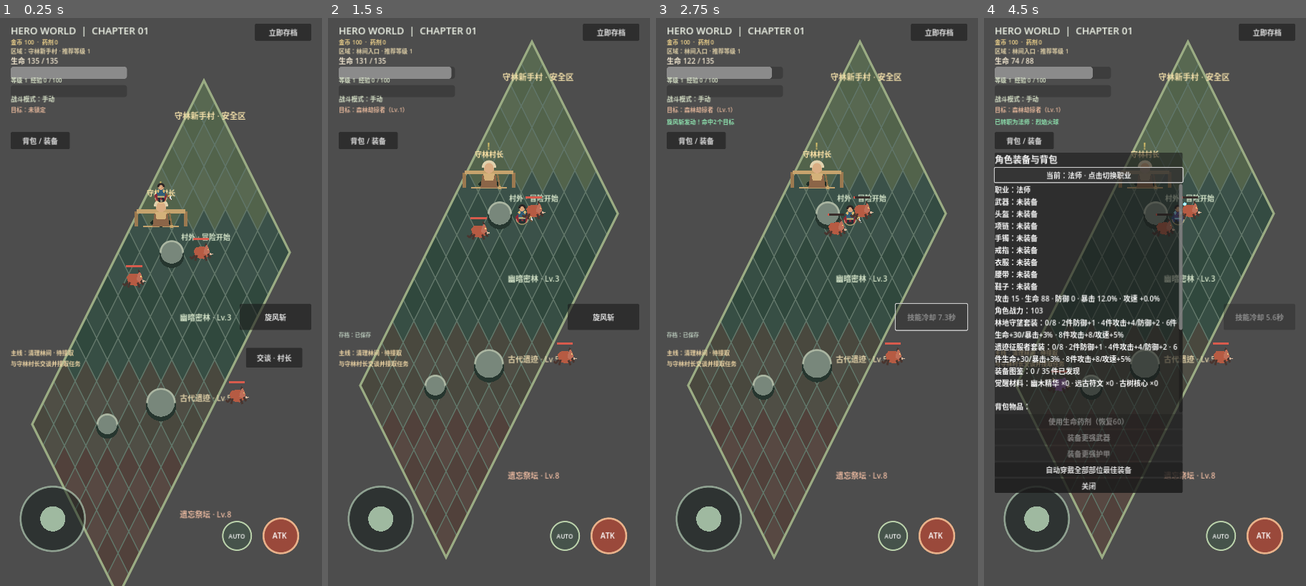
Above: before the commit, frames 1-4 (left to right).
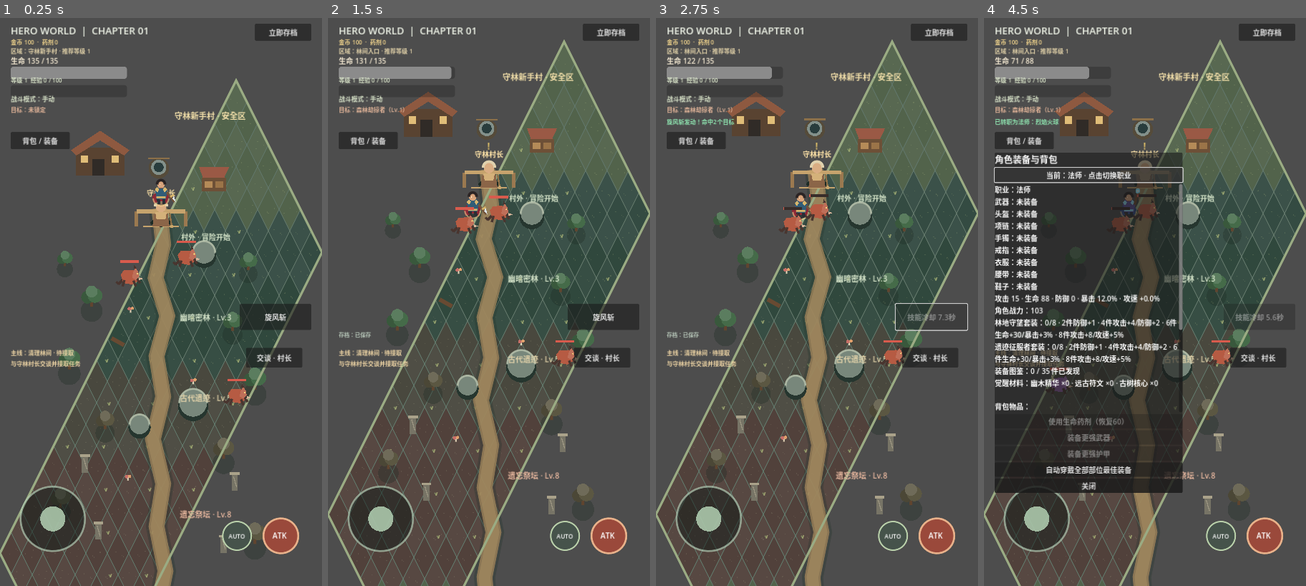
Above: after the commit, the same moments.

Repository: oneyi53/Legend53
Game: Godot game, scene res://scenes/boot/main.tscn
Same seed, same stepped clock (60 frames per second), same inputs: the game is played once before the commit and once after it.
Inputs (mouse positions are in pixels of both pictures, inside the frame that each line leads up to):
- Up to frame 1 (0.25 s): no input
- Up to frame 2 (1.5 s): move the mouse to (559, 273) at 0.52 s; hold D (move_right) 0.53-1.25 s; tap Space (attack) at 0.6 s; click (559, 273) at 0.67 s; drag from (424, 330) to (472, 415) at 1.27 s
- Up to frame 3 (2.75 s): click "旋风斩" at 2 s
- Up to frame 4 (4.5 s): click "立即存档" at 2.75 s; click "背包 / 装备" at 3.5 s; click "当前：战士 · 点击切换职业" at 4.25 s

The runs differ from the first frame. In frame 1, 18% of the frame differs, in the area x 0-100%, y 10-100%; in frame 2, 19%, in the area x 0-100%, y 3-100%; in frame 3, 19%; in frame 4, 13%.

Commit message:
Build a richer portrait world with village and regional landmarks

Diff:
--- a/scenes/boot/main.tscn
+++ b/scenes/boot/main.tscn
@@ -34,6 +34,7 @@
 script = ExtResource("1_player")
 
 [node name="BodyVisual" type="Node2D" parent="Player"]
+scale = Vector2(1.35, 1.35)
 script = ExtResource("10_player_visual")
 
 [node name="CollisionShape2D" type="CollisionShape2D" parent="Player"]
--- a/scripts/combat/enemy_controller.gd
+++ b/scripts/combat/enemy_controller.gd
@@ -34,6 +34,7 @@
     health = max_health
     add_to_group("enemies")
     _player = get_tree().get_first_node_in_group("player") as Node2D
+    scale = Vector2(1.16, 1.16)
     queue_redraw()
 
 func _physics_process(delta: float) -> void:
--- a/scripts/world/isometric_world.gd
+++ b/scripts/world/isometric_world.gd
@@ -2,10 +2,10 @@
 
 ## Portrait-oriented, code-drawn isometric field. No external art assets required.
 const GRID_WIDTH: int = 8
-const GRID_HEIGHT: int = 16
+const GRID_HEIGHT: int = 22
 const TILE_WIDTH: float = 96.0
 const TILE_HEIGHT: float = 48.0
-const GRID_ORIGIN := Vector2(456.0, 64.0)
+const GRID_ORIGIN := Vector2(528.0, 64.0)
 const GRID_LINE := Color("#607568")
 const EDGE_COLOR := Color("#9aab83")
 const SAFE_ZONE_END_Y := 390.0
@@ -72,7 +72,12 @@
             var base_color: Color = region.color
             var tile_color := base_color.lightened(0.035) if (x + y) % 2 == 0 else base_color
             draw_colored_polygon(diamond, tile_color)
-            draw_polyline(PackedVector2Array([diamond[0],diamond[1],diamond[2],diamond[3],diamond[0]]), GRID_LINE, 1.0, true)
+            draw_polyline(PackedVector2Array([diamond[0],diamond[1],diamond[2],diamond[3],diamond[0]]), GRID_LINE, 0.7, true)
+            _draw_tile_detail(center, x, y)
+    _draw_world_paths()
+    _draw_village_settlement()
+    _draw_forest_landmarks()
+    _draw_ruins_and_altar()
     var corners := PackedVector2Array([_iso_point(0.0,0.0),_iso_point(float(GRID_WIDTH),0.0),_iso_point(float(GRID_WIDTH),float(GRID_HEIGHT)),_iso_point(0.0,float(GRID_HEIGHT)),_iso_point(0.0,0.0)])
     draw_polyline(corners, EDGE_COLOR, 4.0, true)
     _draw_stone(_iso_point(2.5,5.5),25.0)
@@ -169,3 +174,68 @@
                 if not _astar.is_point_solid(candidate):
                     return candidate
     return origin
+
+func _draw_tile_detail(center: Vector2, cell_x: int, cell_y: int) -> void:
+    var seed_value := cell_x * 37 + cell_y * 19
+    var fleck := Color("#b1bd83") if cell_y < 8 else Color("#a0a080")
+    for index in range(3):
+        var dx := float(((seed_value + index * 17) % 31) - 15)
+        var dy := float(((seed_value + index * 11) % 19) - 9)
+        draw_circle(center + Vector2(dx, dy), 1.2, Color(fleck, 0.20))
+    if cell_y >= 3 and cell_y < 18 and seed_value % 4 == 0:
+        var tuft := center + Vector2(float((seed_value % 17) - 8), 5.0)
+        draw_line(tuft, tuft + Vector2(-3.0, -5.0), Color("#91a56d", 0.72), 1.5, true)
+        draw_line(tuft, tuft + Vector2(2.0, -6.0), Color("#b1b77a", 0.72), 1.5, true)
+
+func _draw_world_paths() -> void:
+    var path_points := PackedVector2Array([Vector2(356,350),Vector2(365,430),Vector2(348,505),Vector2(374,590),Vector2(350,680),Vector2(365,770),Vector2(342,865),Vector2(365,965),Vector2(350,1060),Vector2(370,1160),Vector2(350,1260),Vector2(360,1370)])
+    draw_polyline(path_points, Color("#25352d", 0.34), 46.0, true)
+    draw_polyline(path_points, Color("#9a8058", 0.82), 34.0, true)
+    draw_polyline(path_points, Color("#b69a6b", 0.36), 25.0, true)
+
+func _draw_tree(point: Vector2, size: float, canopy: Color) -> void:
+    draw_circle(point + Vector2(0,size * 0.55), size * 0.72, Color("#202d27", 0.35))
+    draw_line(point + Vector2(0,size * 0.25), point + Vector2(0,-size * 0.42), Color("#60452f"), maxf(3.0,size * 0.15), true)
+    draw_circle(point + Vector2(-size * 0.27,-size * 0.35), size * 0.42, canopy.darkened(0.18))
+    draw_circle(point + Vector2(size * 0.22,-size * 0.46), size * 0.48, canopy)
+    draw_circle(point + Vector2(0,-size * 0.72), size * 0.39, canopy.lightened(0.12))
+
+func _draw_village_settlement() -> void:
+    draw_rect(Rect2(170,214,108,62), Color("#594331"))
+    draw_colored_polygon(PackedVector2Array([Vector2(158,220),Vector2(224,176),Vector2(290,220),Vector2(278,232),Vector2(224,198),Vector2(170,232)]), Color("#8e5940"))
+    draw_rect(Rect2(207,239,27,37), Color("#302b27"))
+    draw_rect(Rect2(181,231,16,17), Color("#e0bd78"))
+    draw_rect(Rect2(250,231,16,17), Color("#e0bd78"))
+    draw_colored_polygon(PackedVector2Array([Vector2(445,258),Vector2(512,258),Vector2(501,282),Vector2(454,282)]), Color("#9a5945"))
+    draw_rect(Rect2(451,282,55,30), Color("#6d5037"))
+    draw_rect(Rect2(458,289,18,15), Color("#b58b58"))
+    draw_rect(Rect2(482,289,17,15), Color("#9b7448"))
+    draw_circle(Vector2(355,260), 23, Color("#554b3a"))
+    draw_circle(Vector2(355,258), 17, Color("#82908a"))
+    draw_circle(Vector2(355,258), 11, Color("#293d3d"))
+    draw_line(Vector2(331,238), Vector2(379,238), Color("#8c7049"), 4.0)
+
+func _draw_forest_landmarks() -> void:
+    var trees := [[Vector2(145,472),25.0],[Vector2(555,480),29.0],[Vector2(205,560),34.0],[Vector2(520,615),31.0],[Vector2(155,700),35.0],[Vector2(570,745),36.0],[Vector2(235,835),30.0],[Vector2(500,900),34.0],[Vector2(135,1010),32.0],[Vector2(570,1090),35.0]]
+    for item in trees:
+        var point: Vector2 = item[0]
+        var tree_size: float = item[1]
+        var canopy := Color("#456b49") if point.y < 800.0 else Color("#5b5742")
+        _draw_tree(point, tree_size, canopy)
+    draw_line(Vector2(250,640), Vector2(277,655), Color("#684a32"), 8.0, true)
+    for point in [Vector2(292,575),Vector2(432,735),Vector2(286,950)]:
+        draw_line(point, point + Vector2(0,7), Color("#e4d4b8"), 2.0, true)
+        draw_circle(point + Vector2(-3,-1), 4.0, Color("#c66f68"))
+        draw_circle(point + Vector2(4,-2), 3.5, Color("#e0a06c"))
+
+func _draw_ruins_and_altar() -> void:
+    for point in [Vector2(190,930),Vector2(525,970),Vector2(220,1080),Vector2(500,1110)]:
+        draw_rect(Rect2(point.x - 7,point.y - 28,14,38), Color("#777466"))
+        draw_rect(Rect2(point.x - 11,point.y - 31,22,6), Color("#aaa28a"))
+        draw_line(point + Vector2(-3,-22), point + Vector2(4,2), Color("#c0b99f",0.5), 2.0)
+    draw_circle(Vector2(360,1390), 72, Color("#292e2b",0.48))
+    draw_circle(Vector2(360,1382), 58, Color("#71634e"))
+    draw_circle(Vector2(360,1378), 42, Color("#403c36"))
+    draw_arc(Vector2(360,1378), 47, 0.0, TAU, 48, Color("#c18b56"), 4.0, true)
+    draw_circle(Vector2(360,1378), 13, Color("#9e654b"))
+    draw_circle(Vector2(360,1378), 6, Color("#f0b66c"))
